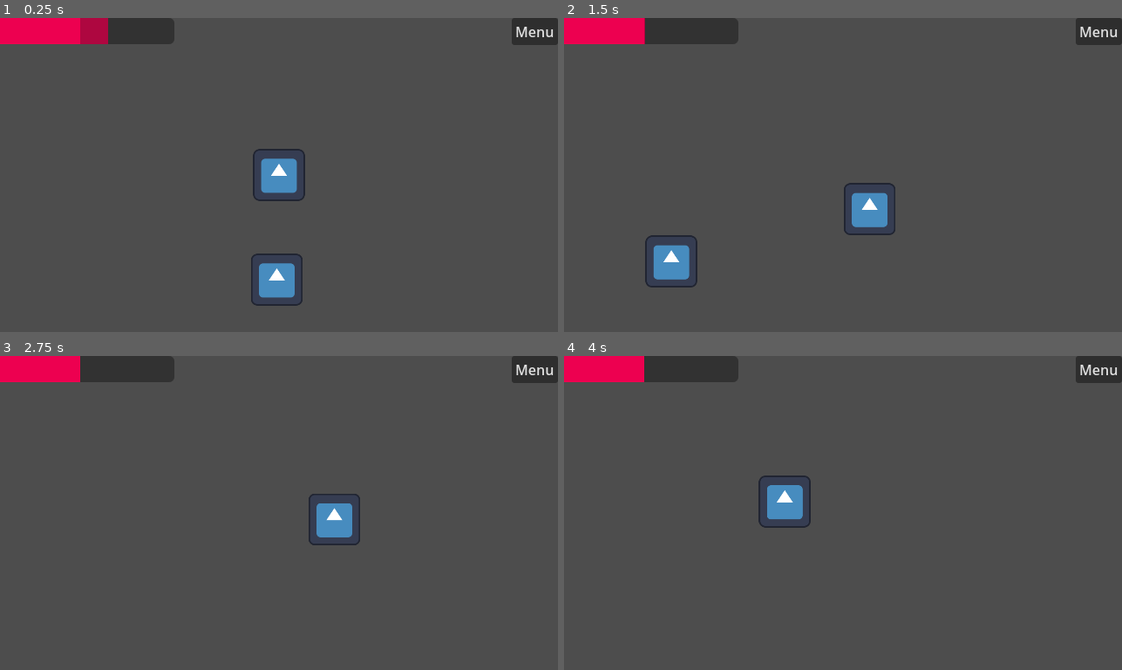
Above: before the commit, frames 1-4 (two rows, left to right).
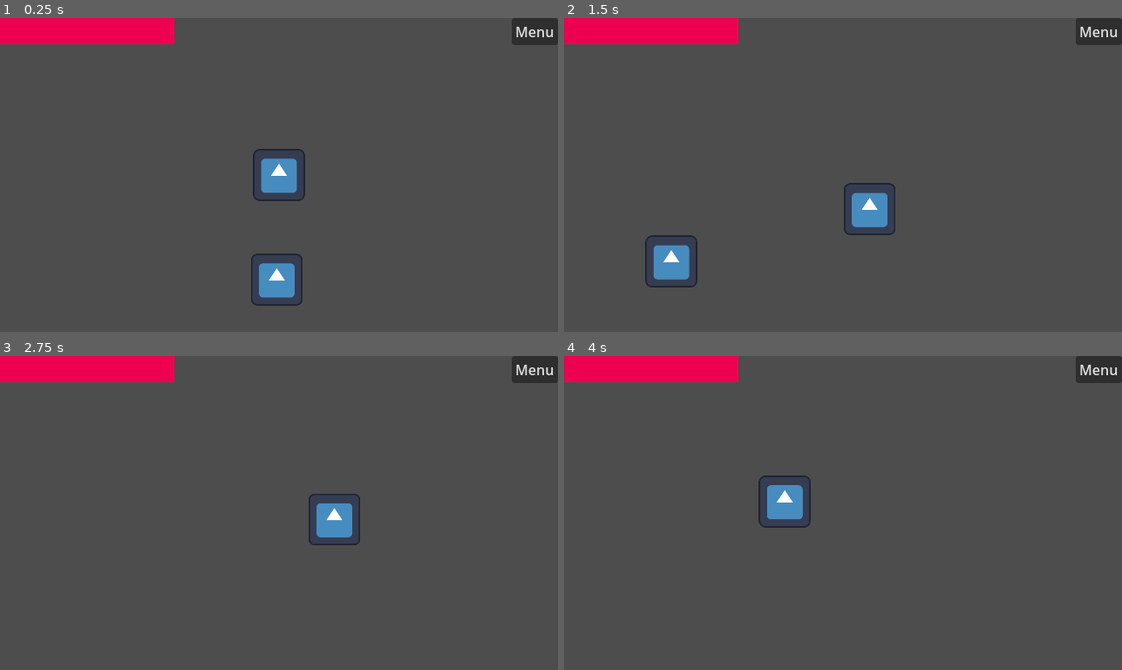
Above: after the commit, the same moments.

Repository: TheRubeThing/LudumDate54
Game: Godot game, scene res://Assets/Levels/sams_world.tscn
The game is run twice, just before and just after one commit, with the same random seed, the same clock (stepped at 60 frames per second) and the same inputs. The engine's default icon, where the game draws it, is replaced by a stand-in: a white triangle on a blue panel in a dark square.
Inputs (mouse positions are in pixels of both pictures, inside the frame that each line leads up to):
- Up to frame 1 (0.25 s): no input
- Up to frame 2 (1.5 s): move the mouse to (965, 159) at 0.52 s; hold D (D_right) 0.53-1.28 s; click (965, 159) at 0.6 s; move the mouse to (731, 190) at 1.27 s; hold S (S_down) from 1.28 s (still down); click (731, 190) at 1.35 s
- Up to frame 3 (2.75 s): move the mouse to (334, 443) at 2.02 s; release S (S_down) at 2.03 s; hold D (D_right) from 2.03 s (still down); click (334, 443) at 2.1 s
- Up to frame 4 (4 s): move the mouse to (815, 575) at 2.77 s; release D (D_right) at 2.78 s; hold W (W_up) 2.78-3.53 s; click (815, 575) at 2.85 s; move the mouse to (1010, 560) at 3.52 s; hold A (A_left) from 3.53 s (still down); click (1010, 560) at 3.6 s

The runs differ from the first frame. In frame 1, 1.4% of the frame differs, in the area x 14-32%, y 0-9%; in frame 2, 1.4%; in frame 3, 1.4%; in frame 4, 1.4%.

Commit message:
f:Stats n hitboxes

Diff:
--- a/Assets/Enteties/enemy.tscn
+++ b/Assets/Enteties/enemy.tscn
@@ -1,9 +1,11 @@
-[gd_scene load_steps=13 format=3 uid="uid://ca5umakj6jbdd"]
+[gd_scene load_steps=16 format=3 uid="uid://ca5umakj6jbdd"]
 
 [ext_resource type="Script" path="res://Assets/Scripts/enemy.gd" id="1_43sha"]
 [ext_resource type="Script" path="res://Assets/Enteties/CloseGuyBrain.gd" id="3_vj3i5"]
 [ext_resource type="Texture2D" uid="uid://d0e073t15tnav" path="res://Assets/Sprites/Sprite Sheets/Arg_Sheet.png" id="4_e676d"]
 [ext_resource type="Script" path="res://Assets/Scripts/DetectionRange.gd" id="4_enc4k"]
+[ext_resource type="Script" path="res://Assets/Scripts/HitBox.gd" id="5_kx04u"]
+[ext_resource type="Script" path="res://Assets/Scripts/Stats.gd" id="6_lc0oe"]
 
 [sub_resource type="RectangleShape2D" id="RectangleShape2D_3dene"]
 
@@ -52,8 +54,15 @@
 "speed": 5.0
 }]
 
+[sub_resource type="RectangleShape2D" id="RectangleShape2D_6erjy"]
+
 [node name="Enemy" type="CharacterBody2D" groups=["ENEMIES"]]
 script = ExtResource("1_43sha")
+
+[node name="Stats" type="Node" parent="." node_paths=PackedStringArray("hit_box")]
+script = ExtResource("6_lc0oe")
+max_health = 100
+hit_box = NodePath("")
 
 [node name="PhysicsCollider" type="CollisionShape2D" parent="."]
 shape = SubResource("RectangleShape2D_3dene")
@@ -74,5 +83,15 @@
 frame = 3
 frame_progress = 0.451446
 
+[node name="HitBox" type="Area2D" parent="."]
+visible = false
+script = ExtResource("5_kx04u")
+
+[node name="HitBoxCollision" type="CollisionShape2D" parent="HitBox"]
+shape = SubResource("RectangleShape2D_6erjy")
+
 [connection signal="body_entered" from="DetectionRange" to="Brain" method="_on_detection_range_body_entered"]
 [connection signal="body_exited" from="DetectionRange" to="Brain" method="_on_detection_range_body_exited"]
+[connection signal="body_entered" from="HitBox" to="HitBox" method="_on_body_entered"]
+[connection signal="hit" from="HitBox" to="." method="_on_hit_box_hit"]
+[connection signal="hit" from="HitBox" to="Stats" method="_on_hit_box_hit"]
--- a/Assets/Enteties/hud.tscn
+++ b/Assets/Enteties/hud.tscn
@@ -1,14 +1,8 @@
-[gd_scene load_steps=7 format=3 uid="uid://dtdhhl65s5qid"]
+[gd_scene load_steps=5 format=3 uid="uid://dtdhhl65s5qid"]
 
 [ext_resource type="Script" path="res://Assets/Scripts/HUD.gd" id="1_1ykgf"]
 [ext_resource type="Theme" uid="uid://dugp6bbi0wp31" path="res://Themes/HealthBar.tres" id="2_5cy2c"]
 [ext_resource type="Script" path="res://Assets/Scripts/HealthBar.gd" id="3_cvewk"]
-[ext_resource type="Script" path="res://Assets/Scripts/Resources/PlayerHealth.gd" id="4_50dly"]
-
-[sub_resource type="Resource" id="Resource_7dxbc"]
-resource_name = "PlayerHealth"
-script = ExtResource("4_50dly")
-max_health = 100
 
 [sub_resource type="Theme" id="Theme_pbdts"]
 
@@ -33,7 +27,6 @@
 show_percentage = false
 script = ExtResource("3_cvewk")
 diffSpeed = 300
-player_health = SubResource("Resource_7dxbc")
 
 [node name="DiffBar" type="ProgressBar" parent="UIHealthBar"]
 show_behind_parent = true
--- a/Assets/Enteties/player.tscn
+++ b/Assets/Enteties/player.tscn
@@ -1,14 +1,9 @@
-[gd_scene load_steps=8 format=3 uid="uid://cotx6ag8y33tm"]
+[gd_scene load_steps=7 format=3 uid="uid://cotx6ag8y33tm"]
 
 [ext_resource type="Script" path="res://Assets/Scripts/Player.gd" id="1_b2sxo"]
 [ext_resource type="Texture2D" uid="uid://cow6yghmik1cp" path="res://icon.svg" id="2_0fl32"]
-[ext_resource type="Script" path="res://Assets/Scripts/Resources/PlayerHealth.gd" id="2_gvmg3"]
 [ext_resource type="Script" path="res://Assets/Scripts/HitBox.gd" id="4_4ockk"]
-
-[sub_resource type="Resource" id="Resource_7dxbc"]
-resource_name = "PlayerHealth"
-script = ExtResource("2_gvmg3")
-max_health = 100
+[ext_resource type="Script" path="res://Assets/Scripts/Stats.gd" id="5_gap5a"]
 
 [sub_resource type="CircleShape2D" id="CircleShape2D_vyy7x"]
 radius = 6.0
@@ -17,8 +12,12 @@
 
 [node name="Player" type="CharacterBody2D" groups=["PLAYER"]]
 script = ExtResource("1_b2sxo")
-health = SubResource("Resource_7dxbc")
-push_back_factor = 100
+
+[node name="Stats" type="Node" parent="." node_paths=PackedStringArray("hit_box")]
+script = ExtResource("5_gap5a")
+max_health = 100
+hit_box = NodePath("../HitBox")
+group = 1
 
 [node name="CollisionBox" type="CollisionShape2D" parent="."]
 shape = SubResource("CircleShape2D_vyy7x")
@@ -27,13 +26,14 @@
 scale = Vector2(0.155, 0.155)
 texture = ExtResource("2_0fl32")
 
-[node name="PlayerHitBox" type="Area2D" parent="."]
+[node name="HitBox" type="Area2D" parent="."]
 visible = false
 script = ExtResource("4_4ockk")
 group = 1
 
-[node name="HitBoxCollision" type="CollisionShape2D" parent="PlayerHitBox"]
+[node name="HitBoxCollision" type="CollisionShape2D" parent="HitBox"]
 shape = SubResource("RectangleShape2D_1ig5c")
 
-[connection signal="body_entered" from="PlayerHitBox" to="PlayerHitBox" method="_on_body_entered"]
-[connection signal="hit" from="PlayerHitBox" to="." method="_on_player_hit_box_hit"]
+[connection signal="body_entered" from="HitBox" to="HitBox" method="_on_body_entered"]
+[connection signal="hit" from="HitBox" to="." method="_on_hit_box_hit"]
+[connection signal="hit" from="HitBox" to="Stats" method="_on_hit_box_hit"]
--- /dev/null
+++ b/Assets/Scripts/Global.gd
@@ -0,0 +1,13 @@
+extends Node
+
+var player
+var player_stats
+
+# Called when the node enters the scene tree for the first time.
+func _ready():
+	pass # Replace with function body.
+
+
+# Called every frame. 'delta' is the elapsed time since the previous frame.
+func _process(delta):
+	pass
--- a/Assets/Scripts/HealthBar.gd
+++ b/Assets/Scripts/HealthBar.gd
@@ -1,13 +1,13 @@
 extends ProgressBar
 
 @export var diffSpeed : int
-@export var player_health : Resource
-
+var player_stats : Node
 
 # Called when the node enters the scene tree for the first time.
 func _ready():
-	if player_health:
-		player_health.connect("damage_taken", _on_damage_taken)
+	player_stats = Globals.player_stats
+	player_stats.connect("health_updated", _on_health_change)
+	value = player_stats.current_health
 
 
 # Called every frame. 'delta' is the elapsed time since the previous frame.
@@ -19,5 +19,5 @@
 		$DiffBar.value = value
 
 
-func _on_damage_taken(amount):
-	value -= amount
+func _on_health_change(newVal):
+	value = newVal
--- a/Assets/Scripts/Player.gd
+++ b/Assets/Scripts/Player.gd
@@ -1,13 +1,15 @@
 extends CharacterBody2D
 
-@export var health: Resource
-@export var push_back_factor: int
+@export var push_back_factor: int = 100
 
 const SPEED = 100.0
 
 
+func _ready():
+	Globals.player = self
+
+
 func _physics_process(delta):
-
 	var direction_x = Input.get_axis("A_left", "D_right")
 	var direction_y = Input.get_axis("W_up", "S_down")
 
@@ -22,11 +24,9 @@
 
 
 func _recoil(dir, amount):
-	print(dir)
 	position += dir * amount * push_back_factor / 100
 
 
-func _on_player_hit_box_hit(dmg, dmg_pos):
-	health.take_damage(dmg)
+func _on_hit_box_hit(dmg, dmg_pos):
 	var recoil_dir = (position - dmg_pos).normalized()
 	_recoil(recoil_dir, dmg)
--- a/Assets/Scripts/Resources/PlayerHealth.gd
+++ b/Assets/Scripts/Resources/PlayerHealth.gd
@@ -15,7 +15,6 @@
 
 func take_damage(amount):
 	current_health = max(current_health - amount, 0)
-	print(current_health)
 	if current_health == 0:
 		emit_signal("player_dead")
 	else:
--- /dev/null
+++ b/Assets/Scripts/Stats.gd
@@ -0,0 +1,35 @@
+extends Node
+
+signal health_updated
+
+enum groups { ENEMIES, PLAYER }
+
+@export var max_health : int
+@export var hit_box : Area2D
+@export var group : groups
+
+var current_health : int
+
+# Called when the node enters the scene tree for the first time.
+func _ready():
+	if group == groups.PLAYER:
+		Globals.player_stats = self
+		current_health = max_health
+
+# Called every frame. 'delta' is the elapsed time since the previous frame.
+func _process(delta):
+	pass
+
+
+func take_damage(amount):
+	current_health = max(current_health - amount, 0)
+	emit_signal("health_updated", current_health)
+
+
+func heal(amount):
+	current_health = min(current_health + amount, max_health)
+	emit_signal("health_updated", current_health)
+
+
+func _on_hit_box_hit(dmg, _dmg_dir):
+	take_damage(dmg)
--- a/Assets/Scripts/enemy.gd
+++ b/Assets/Scripts/enemy.gd
@@ -2,6 +2,7 @@
 
 @export var movement_speed: float = 100
 @export var dmg: int = 10
+@export var push_back_factor: int = 100
 
 var brain: BaseBrain
 var flipped_sprite: bool
@@ -23,3 +24,11 @@
 
 func remove_target():
 	brain.remove_target()
+
+
+func _recoil(dir, amount):
+	position += dir * amount * push_back_factor / 100
+
+func _on_hit_box_hit(dmg, dmg_pos):
+	var recoil_dir = (position - dmg_pos).normalized()
+	_recoil(recoil_dir, dmg)
--- a/project.godot
+++ b/project.godot
@@ -14,6 +14,10 @@
 run/main_scene="res://Assets/Levels/sams_world.tscn"
 config/features=PackedStringArray("4.1", "Forward Plus")
 config/icon="res://icon.svg"
+
+[autoload]
+
+Globals="*res://Assets/Scripts/Global.gd"
 
 [display]
 
